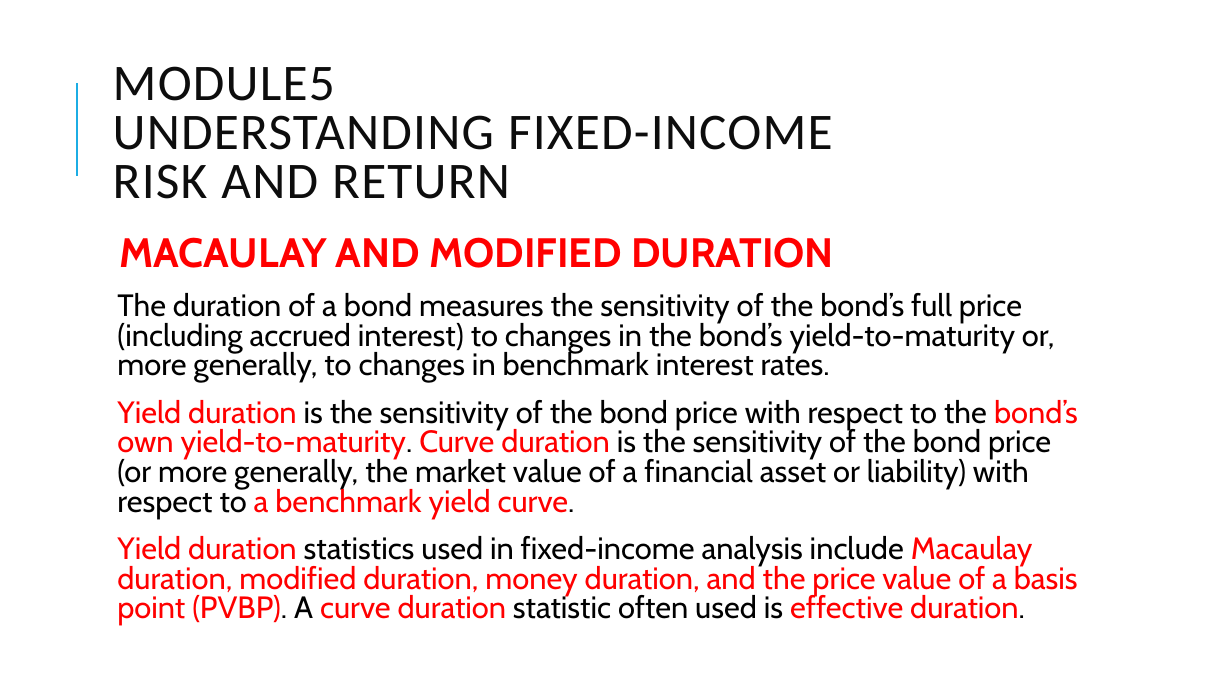
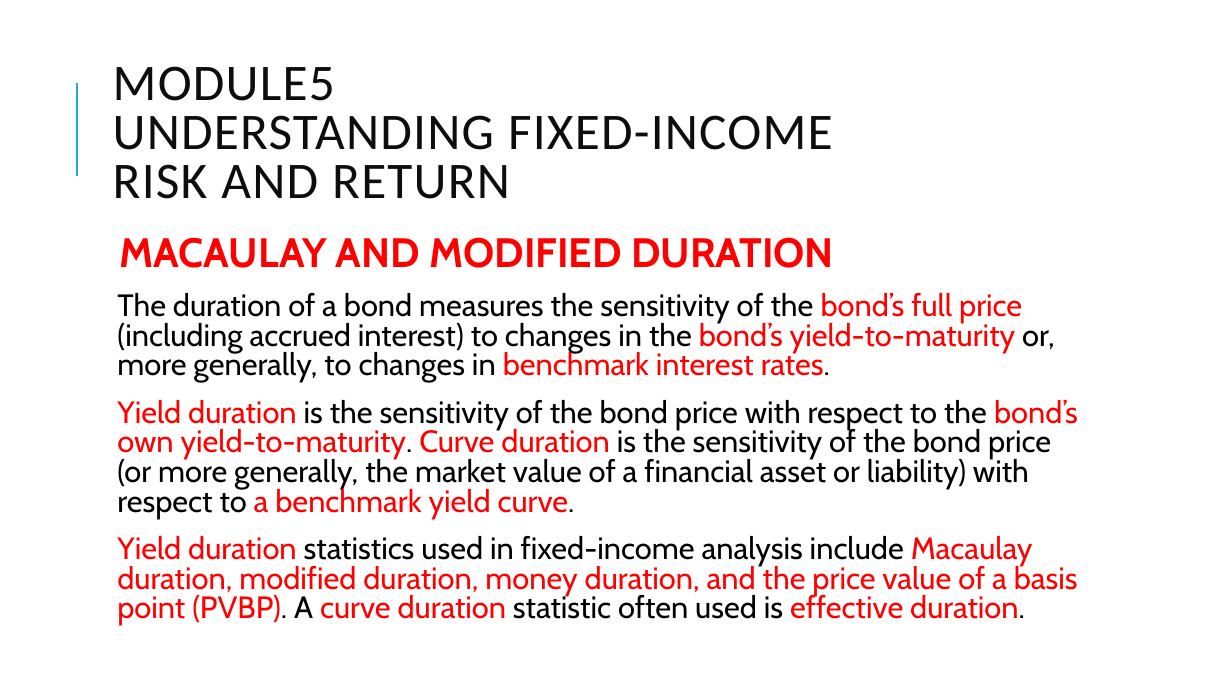
Before and after one commit to Isco0530/data, a slide deck: slide 1 of Fixed Income-29.pptx. Drawn at 1232x693 pixels with LibreOffice and Linux fonts; fonts in the diff are those of the drawing. Boxes give left, top, right and bottom in pixels: in the first picture for what was removed or moved away, otherwise in the second. Text is boxed around its words. In the diff, an @@ line names an element or a change of style, - is before the commit and + after.

```diff
--- a/Fixed Income-29.pptx
+++ b/Fixed Income-29.pptx
@@ text at box(117, 293, 1055, 382): text colour #000000 to #FF0000 in "bond’s full price bond’s yield-to-maturity benchmark interes ..." @@
```
Also in this commit, not shown: 1 other slide changed.
